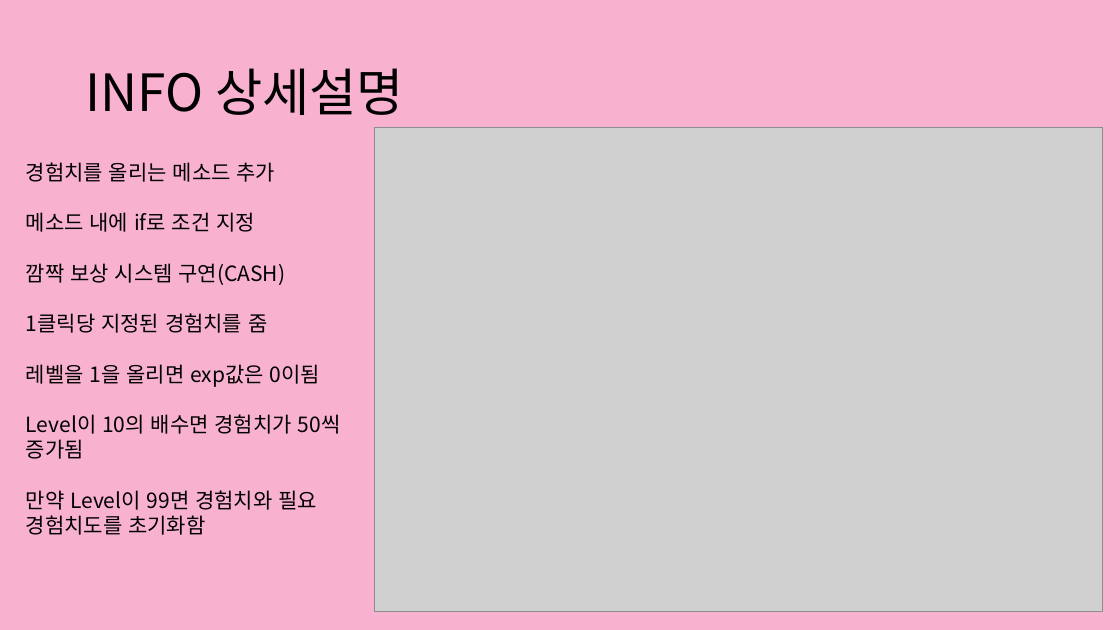
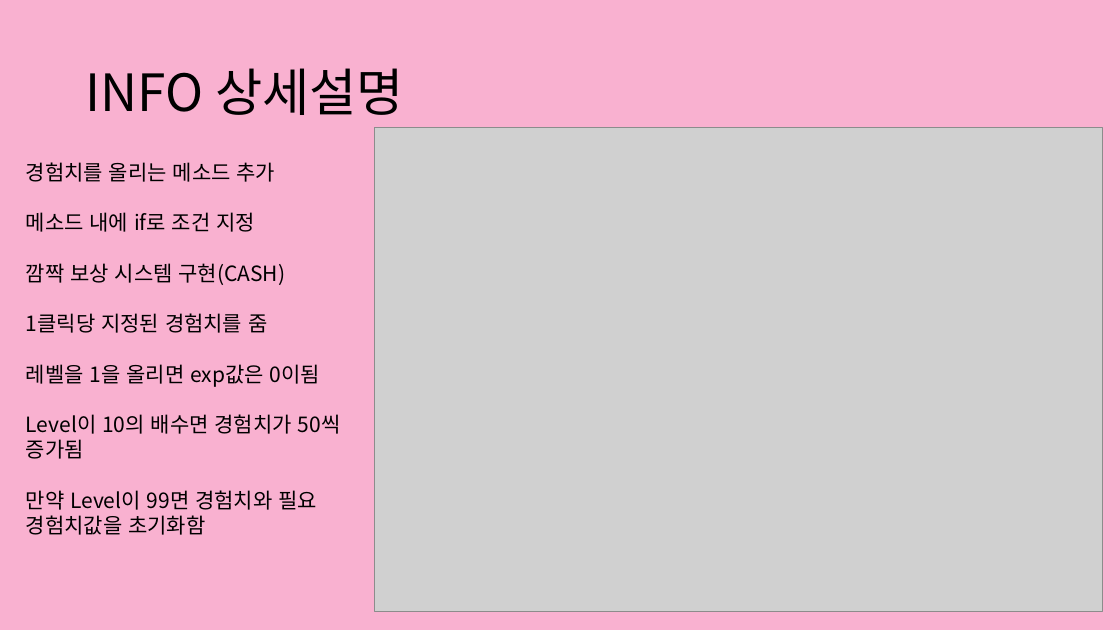
Before and after one commit to yongbin0228/TeamProject, a slide deck: slide 12 of 파댕이 키우기.pptx. Drawn at 1120x630 pixels with LibreOffice and Linux fonts; fonts in the diff are those of the drawing; grey boxes stand for pictures. Boxes give left, top, right and bottom in pixels: in the first picture for what was removed or moved away, otherwise in the second. Text is boxed around its words. In the diff, an @@ line names an element or a change of style, - is before the commit and + after.

```diff
--- a/파댕이 키우기.pptx
+++ b/파댕이 키우기.pptx
@@ text at [26, 263, 286, 285]: text changed @@
-깜짝 보상 시스템 구연(CASH)
+깜짝 보상 시스템 구현(CASH)
@@ text at [26, 490, 317, 535]: text changed @@
-만약 Level이 99면 경험치와 필요 경험치도를 초기화함
+만약 Level이 99면 경험치와 필요 경험치값을 초기화함
```
Also in this commit, not shown: 13 other slides changed.
